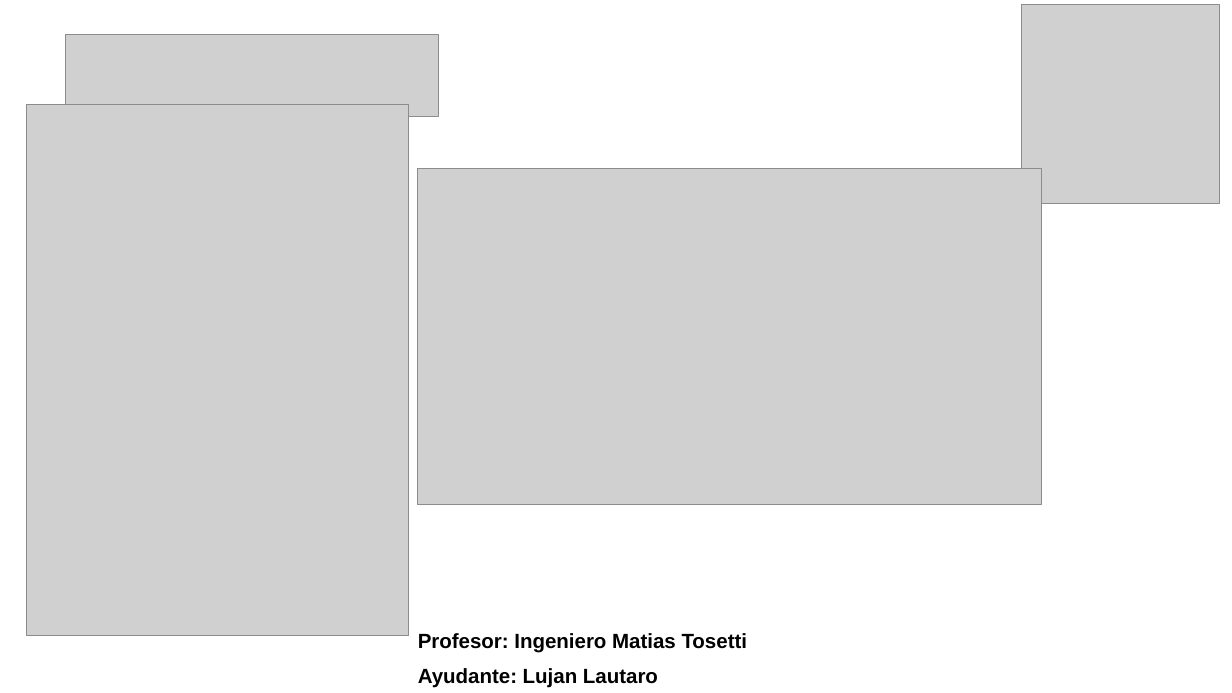
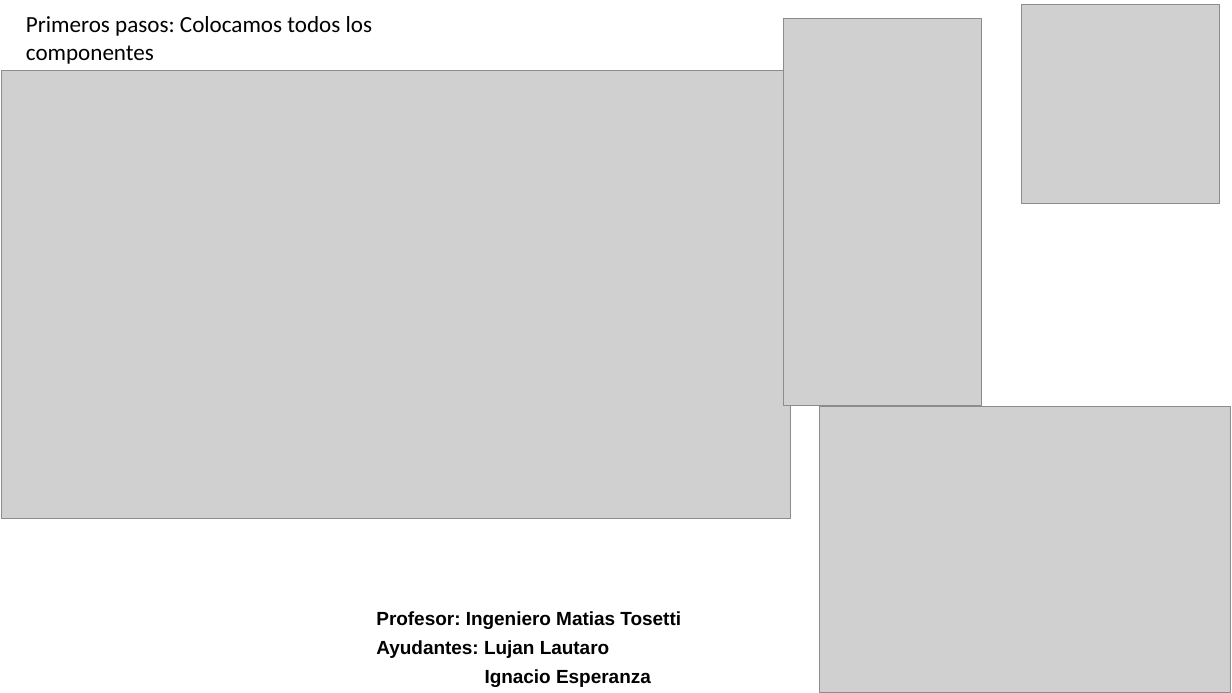
Before and after one commit to Lujham/Lab-de-Compu-1, a slide deck: slide 10 of Presentacion practica Lab de Compu 1.pptx. Drawn at 1232x693 pixels with LibreOffice and Linux fonts; fonts in the diff are those of the drawing; grey boxes stand for pictures. Boxes give left, top, right and bottom in pixels: in the first picture for what was removed or moved away, otherwise in the second. Text is boxed around its words. In the diff, an @@ line names an element or a change of style, - is before the commit and + after.

```diff
--- a/Presentacion practica Lab de Compu 1.pptx
+++ b/Presentacion practica Lab de Compu 1.pptx
@@ text added at bbox=[26, 16, 372, 64], 18 pt, text #000000 @@
+Primeros pasos: Colocamos todos los componentes
@@ picture added at bbox=[784, 18, 982, 406] @@
@@ picture removed at bbox=[66, 35, 438, 116] @@
@@ picture added at bbox=[1, 70, 790, 519] @@
@@ picture removed at bbox=[27, 104, 409, 636] @@
@@ picture removed at bbox=[418, 169, 1042, 506] @@
@@ picture added at bbox=[820, 406, 1231, 693] @@
@@ text "Profesor: Ingeniero Matias Tosetti": place and size @@
-text "Profesor: Ingeniero Matias Tosetti" at bbox=[418, 633, 748, 688]
+text "Profesor: Ingeniero Matias Tosetti" at bbox=[376, 611, 681, 687]
@@ text at bbox=[376, 611, 681, 629]: size 16 to 14.8 pt in "Profesor: Ingeniero Matias Tosetti"; line spacing 0.9 to 0.7; less space between paragraphs @@
@@ text at bbox=[376, 640, 651, 687]: text changed; size 16 to 14.8 pt @@
-Ayudante: Lujan Lautaro
+Ayudantes: Lujan Lautaro
+Ignacio Esperanza
```
Also in this commit, not shown: 15 other slides changed, 27 slides added.
